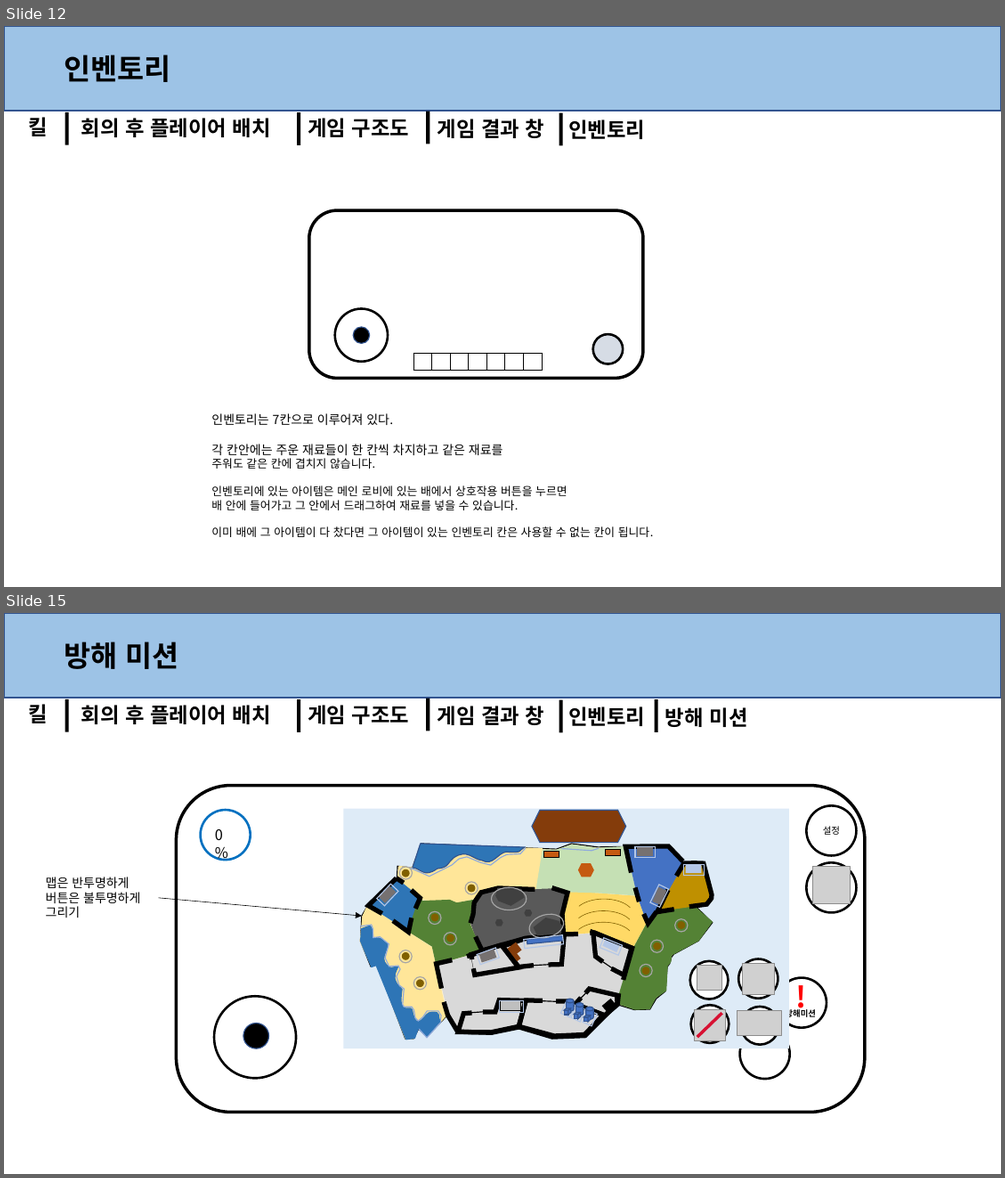
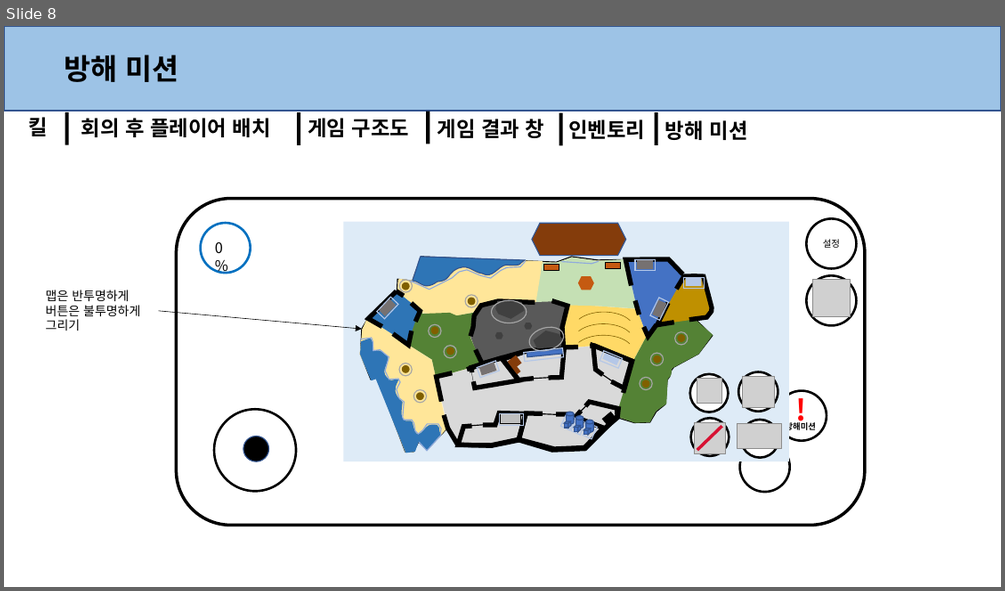
Before and after one commit to anglik0370/EscapeIsland, a slide deck: Document/시스템/시스템.pptx. Shown one above the other, each under a label of ours: slides 12 and 15 before the commit, slide 8 after it; the slides between them are not shown. The pictures are 1005x1178 and 1005x591 pixels, drawn with LibreOffice and Linux fonts; fonts in the diff are those of the drawing; grey boxes stand for pictures; background and template pictures are left out. Boxes give left, top, right and bottom in pixels: in the first picture for what was removed or moved away, otherwise in the second. Text is boxed around its words. In the diff, an @@ line names an element or a change of style, - is before the commit and + after.

Commit message:
필요 없는거 지우고 살짝 수정

```diff
--- a/Document/시스템/시스템.pptx
+++ b/Document/시스템/시스템.pptx
@@ slide 12 removed at [4, 26, 1001, 587], background #FFFFFF; not listed: 1 template element that a slide beside it also shows @@
@@ rectangle removed at [4, 26, 1001, 111] @@
@@ text removed at [65, 54, 171, 82] @@
-인벤토리
@@ text removed at [28, 117, 47, 136] @@
-킬
@@ rectangle removed at [65, 112, 69, 145] @@
@@ text removed at [81, 118, 271, 137] @@
-회의 후 플레이어 배치
@@ rectangle removed at [297, 112, 301, 145] @@
@@ text removed at [307, 118, 409, 137] @@
-게임 구조도
@@ rectangle removed at [426, 111, 429, 144] @@
@@ text removed at [437, 119, 544, 138] @@
-게임 결과 창
@@ rectangle removed at [558, 112, 563, 145] @@
@@ text removed at [568, 119, 645, 139] @@
-인벤토리
@@ group removed at [308, 210, 643, 378]: 3 ellipses, 1 rounded rectangle @@
@@ table removed at [413, 353, 540, 370], 1 rows, 7 columns @@
- |  |  |  |  |  | 
@@ text removed at [211, 413, 654, 537] @@
-인벤토리는 7칸으로 이루어져 있다.
-각 칸안에는 주운 재료들이 한 칸씩 차지하고 같은 재료를
-주워도 같은 칸에 겹치지 않습니다.
-인벤토리에 있는 아이템은 메인 로비에 있는 배에서 상호작용 버튼을 누르면
-배 안에 들어가고 그 안에서 드래그하여 재료를 넣을 수 있습니다.
-이미 배에 그 아이템이 다 찼다면 그 아이템이 있는 인벤토리 칸은 사용할 수 없는 칸이 됩니다.
@@ what was slide 15 is now slide 8 @@
```
Also in this commit, not shown: 1 slide changed, 6 other slides removed, 6 other files.
